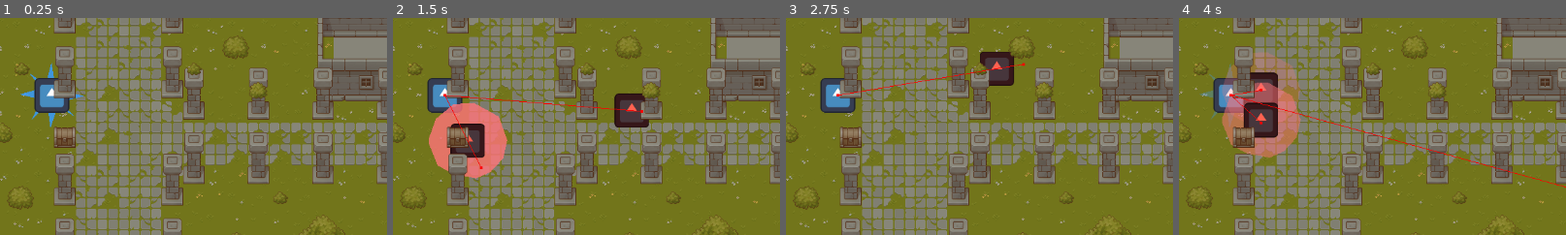
Above: before the commit, frames 1-4 (left to right).
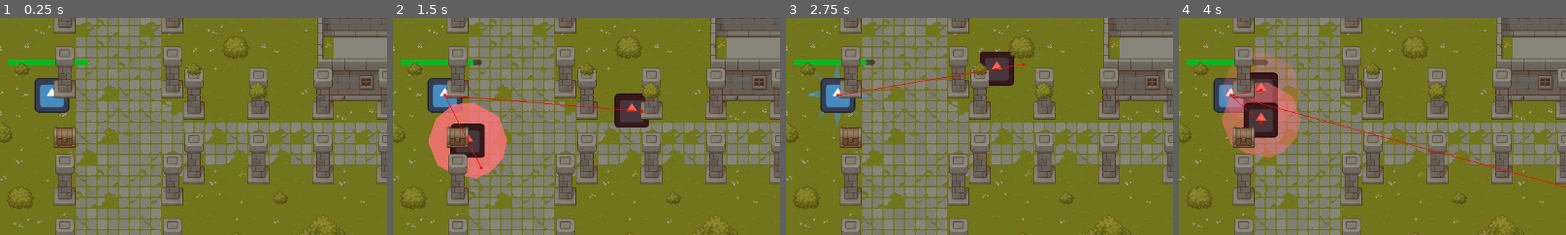
Above: after the commit, the same moments.

Repository: lunaro-4/WerewolfDestroyers
Game: Godot game, scene res://Scenes/main_scene.tscn
Same seed, same stepped clock (60 frames per second), same inputs: the game is played once before the commit and once after it. The engine's default icon, where the game draws it, is replaced by a stand-in: a white triangle on a blue panel in a dark square.
Inputs (mouse positions are % of the whole screen's width and height, from its top left):
- Up to frame 1 (0.25 s): no input
- Up to frame 2 (1.5 s): tap Enter at 0.5 s; move the mouse to (72, 45) at 0.52 s; click (72, 45) at 0.6 s; drag from (30, 55) to (56, 43) at 1.27 s
- Up to frame 3 (2.75 s): move the mouse to (60, 28) at 2.02 s; tap Y at 2.1 s; click (60, 28) at 2.17 s
- Up to frame 4 (4 s): drag from (45, 70) to (25, 38) at 2.77 s; move the mouse to (80, 65) at 3.52 s; click (80, 65) at 3.6 s
The pictures show only the part of the screen within x 19-69%, y 20-70%; the shares and areas given below are measured in that part.

The runs differ from the first frame. In frame 1, 0.7% of the frame differs, in the area x 2-24%, y 19-51%; in frame 2, 0.4%; in frame 3, 0.7%; in frame 4, 0.6%.

Commit message:
Добавил хпбар, абстрактный компонент регенерации, добавил комментарии

Diff:
--- a/CustomComponents/attack_component.gd
+++ b/CustomComponents/attack_component.gd
@@ -8,10 +8,8 @@
 
 signal attack_finished
 
-
+## Метод атаки
 func attack():
-
-	#print("Hit initialized")
 	var delay_wait = delay * speed_modifyer
 	var hit_wait = hit_window * speed_modifyer
 	animate_attack(delay_wait, hit_wait)
@@ -21,14 +19,11 @@
 	swich_hitbox_state(hitbox_collisions_array, false)
 	await wait(hit_wait)
 	swich_hitbox_state(hitbox_collisions_array, true)
-	#print("Hit finished")
 	attack_finished.emit()
 
 
 func wait(time) -> void:
-	#print("Timer started for ", time)
 	await get_tree().create_timer(time).timeout
-	#print("Timer ended.")
 
 
 func animate_attack(delay_wait, hit_wait):
--- a/CustomComponents/health_component.gd
+++ b/CustomComponents/health_component.gd
@@ -8,18 +8,22 @@
 ## Является ли объект "Живым" на момент спавна
 @export var alive : bool = true
 
+@export var hp_bar : Node
+
 
 var current_health : float = start_health
 
 
 signal on_death
 signal on_health_decrease(value : float)
+signal hp_changed(value: float)
 
 
 ##
 func decrease(damage):
 	current_health -= damage
 	on_health_decrease.emit(damage)
+	hp_changed.emit(current_health)
 	if current_health <= 0:
 		alive = false
 		on_death.emit()
@@ -28,6 +32,7 @@
 ##
 func increase(heal):
 	current_health += heal
+	hp_changed.emit(current_health)
 	if current_health > max_health:
 		current_health = max_health
 	pass
@@ -37,4 +42,7 @@
 func _ready():
 	if start_health == 0:
 		current_health =max_health
+	hp_changed.emit(current_health)
+	if hp_bar :
+		hp_bar.max_value = max_health
 	pass
--- a/CustomComponents/hit_box_component.gd
+++ b/CustomComponents/hit_box_component.gd
@@ -2,16 +2,21 @@
 
 ## how much damage will HurtBox rescive
 @export var damage :float
+## Указатель компонента атаки для данной атаки
 @export var attack_component :AttackComponent
+## Указатель компонента анимации данной атаки
 @export var hit_animation_object : Node
 
+
+## Проверяем, что компонент атаки подключен.
+## иначе урон проходить не будет!
 func _ready():
 	if attack_component == null:
 		print("Attack component not attached at: ", self, " ", get_parent())
 		assert(attack_component != null)
 	pass
 
-
+## Если компонент анимации подключен, посылаем сигнал анимации
 func animate(delay_wait, hit_wait):
 	if hit_animation_object != null and hit_animation_object.has_method("animate"):
 		hit_animation_object.animate(delay_wait, hit_wait)
--- a/CustomComponents/hurt_box_component.gd
+++ b/CustomComponents/hurt_box_component.gd
@@ -5,42 +5,47 @@
 
 @onready var got_hit_by_list : Array
 
-
+##
 func hurt(damage: float):
-	#print("got hurt for ", damage)
 	health_component.decrease(damage)
-	pass
 
 
+
+## Проверяем, что компонент здоровья подключен.
+## иначе урон проходить не будет!
 func _ready():
-	pass
-
-func _process(_delta):
-	pass
+	if health_component == null:
+		print("Health component not attached at: ", self, " ", get_parent())
+		assert(health_component != null)
 
 
-func _on_attack_finished(finished_attack):
-	#print("Entity deleted")
-	got_hit_by_list.erase(finished_attack)
-	#print(got_hit_by_list)
+
+
 
 func _on_area_entered(area):
 	#print("area detected ", area)
 	if (area is HitBoxComponent):
 		area = area as HitBoxComponent
+		## проверяем, что этот хитбокс уже нанес урон в этой атаке
+		### (на случай если сущность будет крутится
+		### и хитбокс попадет несколько раз)
 		if got_hit_by_list.find(area) == -1:
+			## добавляем в массив игнорируемых хитбоксов
 			got_hit_by_list.append(area)
+
 			#var this_thing = selfd
+			## привязываем сигнал об окончании атаки к удалению из массива
+			## чтобы хитбокс мог снова наносить урон
 			var area_owner = area.attack_component as AttackComponent
 			area_owner.attack_finished.connect(_on_attack_finished.bind(area), 4)
+
 			#print(area_owner.attack_finished, " bind ", area, " ", _on_attack_finished)
 			#print("Array is : ", got_hit_by_list)
+
 			hurt(area.damage)
 
-
-	pass # Replace with function body.
-#for button in $Buttons.get_children():
-	#button.pressed.connect(_on_pressed.bind(button))
-#
-#func _on_pressed(button):
-	#print(button.name, " was pressed")
+## удаляем объект из массива перед тем, как атака повторится
+func _on_attack_finished(finished_attack):
+	#print("Entity deleted")
+	got_hit_by_list.erase(finished_attack)
+	#print(got_hit_by_list)
--- /dev/null
+++ b/CustomComponents/regeneration_component.gd
@@ -0,0 +1,37 @@
+class_name RegenerationComponent extends Node
+
+
+@export var regen_cycle_span : float = 1
+
+@export var regen_amount : float = 0
+
+@export var health_component : HealthComponent
+
+## Если выключен, лечение не будет исходить, даже если регенерация активна
+@export var regeneration_status : bool = true
+
+@onready var regen_timer = $RegenCycleTimer as Timer
+
+
+## Проверяем, что компонент здоровья подключен.
+## иначе лечение проходить не будет!
+func _ready():
+	if health_component == null:
+		print("Health component not attached at: ", self, " ", get_parent())
+		assert(health_component != null)
+	regen_timer.wait_time = regen_cycle_span
+
+
+func regen_stop():
+	regen_timer.stop()
+
+func regen_start():
+	regen_timer.start()
+
+func send_regen():
+	if regeneration_status:
+		health_component.increase(regen_amount)
+
+
+func _on_regen_cycle_timer_timeout():
+	send_regen()
--- /dev/null
+++ b/CustomComponents/regeneration_component.tscn
@@ -0,0 +1,10 @@
+[gd_scene load_steps=2 format=3 uid="uid://cg5holg485hji"]
+
+[ext_resource type="Script" path="res://CustomComponents/regeneration_component.gd" id="1_c7q22"]
+
+[node name="RegenerationComponent" type="Node"]
+script = ExtResource("1_c7q22")
+
+[node name="RegenCycleTimer" type="Timer" parent="."]
+
+[connection signal="timeout" from="RegenCycleTimer" to="." method="_on_regen_cycle_timer_timeout"]
--- a/Scenes/player_character.tscn
+++ b/Scenes/player_character.tscn
@@ -7,6 +7,9 @@
 [ext_resource type="PackedScene" uid="uid://d0u057ptfmdxl" path="res://CustomComponents/attack_component.tscn" id="3_hm7q6"]
 [ext_resource type="PackedScene" uid="uid://laivrmt2olyg" path="res://CustomComponents/hit_box_component.tscn" id="4_oswv2"]
 [ext_resource type="Script" path="res://Scripts/HeroAttackAnimation.gd" id="6_kkaox"]
+[ext_resource type="Theme" uid="uid://lk60rpu5lxfr" path="res://core_theme.tres" id="8_g5nkn"]
+[ext_resource type="Script" path="res://Scripts/HSlider.gd" id="9_ic7l6"]
+[ext_resource type="PackedScene" uid="uid://cg5holg485hji" path="res://CustomComponents/regeneration_component.tscn" id="10_kwqux"]
 
 [sub_resource type="RectangleShape2D" id="RectangleShape2D_inrhm"]
 size = Vector2(128, 130)
@@ -20,8 +23,9 @@
 [node name="PlayerCharacter" type="CharacterBody2D"]
 script = ExtResource("1_64xnh")
 
-[node name="HealthComponent" parent="." instance=ExtResource("1_1jvnx")]
+[node name="HealthComponent" parent="." node_paths=PackedStringArray("hp_bar") instance=ExtResource("1_1jvnx")]
 max_health = 30
+hp_bar = NodePath("../HPbar")
 
 [node name="HurtBoxComponent" parent="." node_paths=PackedStringArray("health_component") instance=ExtResource("2_ywnae")]
 collision_layer = 1
@@ -69,6 +73,22 @@
 [node name="Timer" type="Timer" parent="."]
 autostart = true
 
+[node name="HPbar" type="HSlider" parent="."]
+offset_left = -66.0
+offset_top = -57.0
+offset_right = 55.0
+offset_bottom = -41.0
+theme = ExtResource("8_g5nkn")
+value = 50.0
+editable = false
+scrollable = false
+tick_count = 1
+script = ExtResource("9_ic7l6")
+
+[node name="RegenerationComponent" parent="." node_paths=PackedStringArray("health_component") instance=ExtResource("10_kwqux")]
+health_component = NodePath("../HealthComponent")
+
+[connection signal="hp_changed" from="HealthComponent" to="HPbar" method="_on_health_component_hp_changed"]
 [connection signal="on_death" from="HealthComponent" to="." method="_on_death"]
 [connection signal="on_health_decrease" from="HealthComponent" to="." method="_on_health_component_on_health_decrease"]
 [connection signal="attack_finished" from="Attacks/Attack1Component" to="." method="_on_attack_1_component_attack_finished"]
--- /dev/null
+++ b/Scripts/HSlider.gd
@@ -0,0 +1,7 @@
+extends HSlider
+
+
+
+
+func _on_health_component_hp_changed(health):
+	value = health
--- a/Scripts/HeroAttackAnimation.gd
+++ b/Scripts/HeroAttackAnimation.gd
@@ -2,6 +2,7 @@
 
 
 func animate(_delay_wait, _hit_wait):
+	await get_tree().create_timer(_delay_wait).timeout
 	color.a = 1
 	var fade_interval = _hit_wait/20
 	for i in range(20):
--- a/Scripts/level.gd
+++ b/Scripts/level.gd
@@ -29,4 +29,4 @@
 func _on_player_got_hit(value):
 	var cur_text = gold_label.get_text() as float
 	gold_label.set_text(str(cur_text+value))
-	pass # Replace with function body.
+	pass
--- a/Scripts/player_character.gd
+++ b/Scripts/player_character.gd
@@ -7,15 +7,14 @@
 
 
 
-# Called when the node enters the scene tree for the first time.
 func _ready():
 	attack_component.attack()
-	pass # Replace with function body.
+	pass
 
 
 func _on_death():
 	queue_free()
-	pass # Replace with function body.
+	pass
 
 
 func _on_timer_timeout():
@@ -24,10 +23,8 @@
 
 func _on_health_component_on_health_decrease(value):
 	player_got_hit.emit(value)
-	#print(self, " got hit for ", value)
-	pass # Replace with function body.
+	pass
 
 
 func _on_attack_1_component_attack_finished():
 	attack_component.attack()
-	pass # Replace with function body.
--- a/core_theme.tres
+++ b/core_theme.tres
@@ -1,4 +1,20 @@
-[gd_resource type="Theme" format=3 uid="uid://lk60rpu5lxfr"]
+[gd_resource type="Theme" load_steps=6 format=3 uid="uid://lk60rpu5lxfr"]
+
+[sub_resource type="CameraTexture" id="CameraTexture_xv5jx"]
+
+[sub_resource type="CanvasTexture" id="CanvasTexture_67s6d"]
+
+[sub_resource type="CanvasTexture" id="CanvasTexture_v7i5a"]
+
+[sub_resource type="StyleBoxFlat" id="StyleBoxFlat_ebftn"]
+bg_color = Color(0, 0.72549, 0.129412, 1)
+
+[sub_resource type="StyleBoxEmpty" id="StyleBoxEmpty_2ktxg"]
 
 [resource]
+HSlider/icons/grabber = SubResource("CameraTexture_xv5jx")
+HSlider/icons/grabber_disabled = SubResource("CanvasTexture_67s6d")
+HSlider/icons/grabber_highlight = SubResource("CanvasTexture_v7i5a")
+HSlider/styles/grabber_area = SubResource("StyleBoxFlat_ebftn")
+HSlider/styles/grabber_area_highlight = SubResource("StyleBoxEmpty_2ktxg")
 Label/font_sizes/font_size = 30
Not shown: 1 places in Scenes/player_character.tscn that only renumber resources
